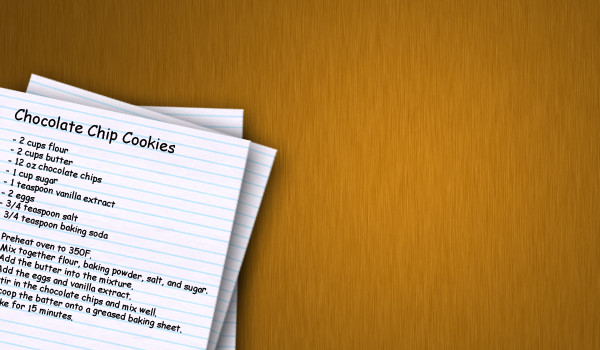
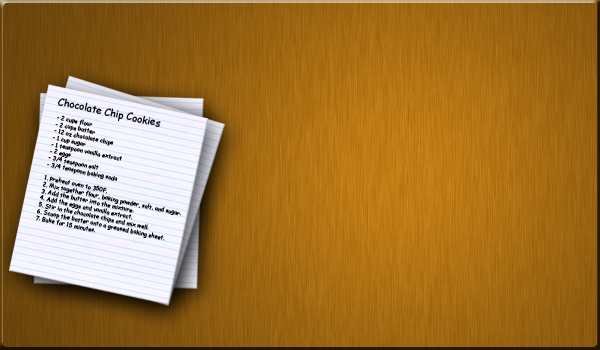
Two versions of the same layered image (w=600, h=350). Layer-by-layer changes:
painted on "Chocolate Chip Cookies" over [14, 98, 176, 154]
painted on "- 2 cups flour - 2 cups butter - 12 oz chocolate chips - 1 cup" over [0, 115, 208, 333]
painted on "Layer 2" over [0, 84, 251, 350]
painted on "Layer 2 copy 2" over [0, 72, 278, 350]
painted on "Layer 2 copy" over [0, 92, 245, 350]
